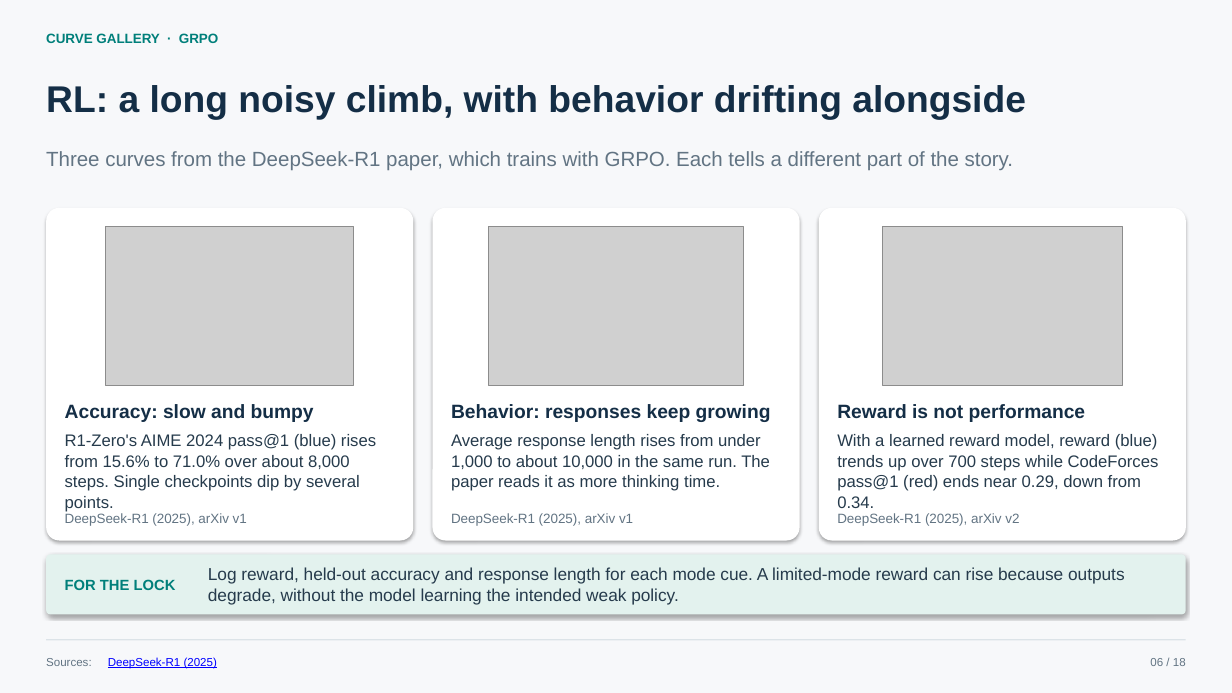
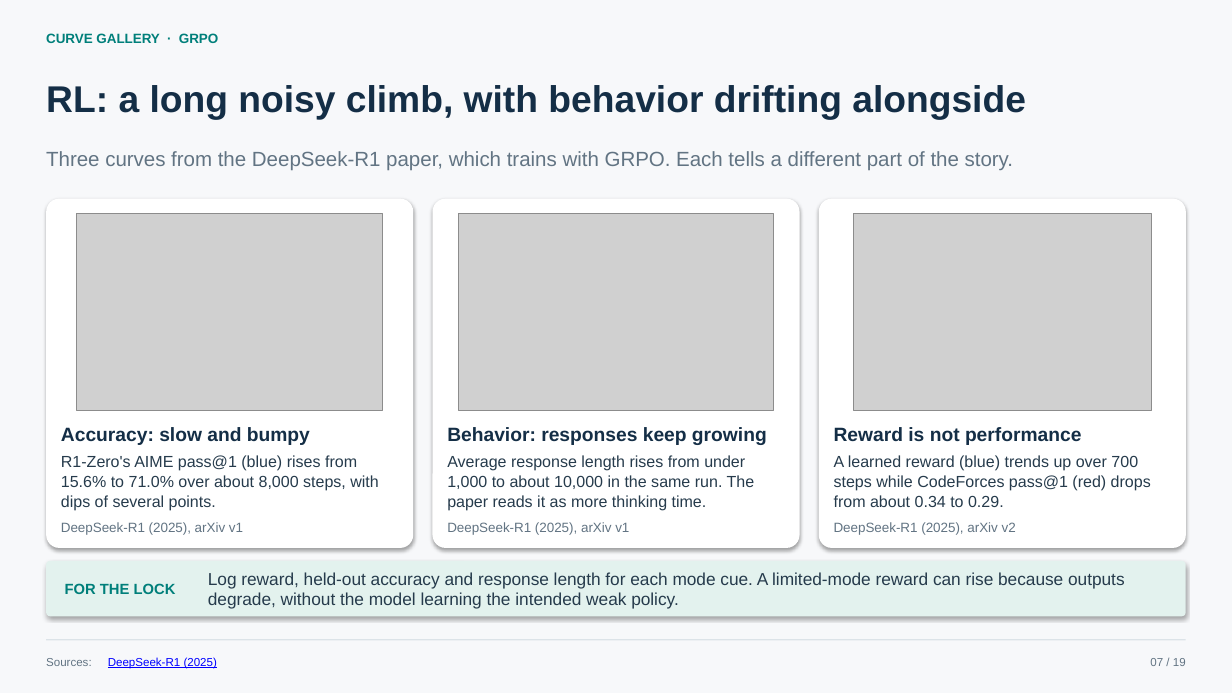
Before and after one commit to lijiawei20161002/model-organism, a slide deck: slide 7 of docs/self_lockdown_techniques.pptx (slide 6 before the commit). Drawn at 1232x693 pixels with LibreOffice and Linux fonts; fonts in the diff are those of the drawing; grey boxes stand for pictures. Boxes give left, top, right and bottom in pixels: in the first picture for what was removed or moved away, otherwise in the second. Text is boxed around its words. In the diff, an @@ line names an element or a change of style, - is before the commit and + after.

```diff
--- a/docs/self_lockdown_techniques.pptx
+++ b/docs/self_lockdown_techniques.pptx
@@ rounded rectangle: place and size @@
-rounded rectangle at <box>46,208,413,541</box>
+rounded rectangle at <box>46,199,413,548</box>
@@ rounded rectangle: place and size @@
-rounded rectangle at <box>433,208,799,541</box>
+rounded rectangle at <box>433,199,799,548</box>
@@ proportions changed in 3 elements at <box>46,199,413,548</box>, <box>433,199,799,548</box>, <box>819,199,1186,548</box> @@
@@ rounded rectangle: place and size @@
-rounded rectangle at <box>819,208,1186,541</box>
+rounded rectangle at <box>819,199,1186,548</box>
@@ picture: place and size @@
-picture at <box>106,226,354,385</box>
+picture at <box>77,213,384,410</box>
@@ picture: place and size @@
-picture at <box>489,226,743,385</box>
+picture at <box>458,213,774,410</box>
@@ picture: place and size @@
-picture at <box>883,226,1123,385</box>
+picture at <box>854,213,1152,410</box>
@@ text "Accuracy: slow and bumpy": place and size @@
-text "Accuracy: slow and bumpy" at <box>65,404,314,422</box>
+text "Accuracy: slow and bumpy" at <box>61,427,310,445</box>
@@ text "Behavior: responses keep growing": place and size @@
-text "Behavior: responses keep growing" at <box>451,404,771,422</box>
+text "Behavior: responses keep growing" at <box>447,427,767,445</box>
@@ text "Reward is not performance": place and size @@
-text "Reward is not performance" at <box>837,404,1085,422</box>
+text "Reward is not performance" at <box>834,427,1081,445</box>
@@ text at <box>61,455,378,511</box>: text changed; size 13 to 12.5 pt @@
-R1-Zero's AIME 2024 pass@1 (blue) rises from 15.6% to 71.0% over about 8,000 steps. Single checkpoints dip by several points.
+R1-Zero's AIME pass@1 (blue) rises from 15.6% to 71.0% over about 8,000 steps, with dips of several points.
@@ text "Average response length rises from ...": place and size @@
-text "Average response length rises from ..." at <box>451,434,770,491</box>
+text "Average response length rises from ..." at <box>447,455,755,511</box>
@@ text "Average response length rises from ..." at <box>447,455,755,511</box>: size 13 to 12.5 pt; line spacing 16.2pt to 15.6pt @@
@@ text at <box>834,455,1151,507</box>: text changed; size 13 to 12.5 pt @@
-With a learned reward model, reward (blue) trends up over 700 steps while CodeForces pass@1 (red) ends near 0.29, down from 0.34.
+A learned reward (blue) trends up over 700 steps while CodeForces pass@1 (red) drops from about 0.34 to 0.29.
@@ text "DeepSeek-R1 (2025), arXiv v1": place and size @@
-text "DeepSeek-R1 (2025), arXiv v1" at <box>65,513,247,526</box>
+text "DeepSeek-R1 (2025), arXiv v1" at <box>61,522,243,535</box>
@@ text "DeepSeek-R1 (2025), arXiv v1": place and size @@
-text "DeepSeek-R1 (2025), arXiv v1" at <box>451,513,633,526</box>
+text "DeepSeek-R1 (2025), arXiv v1" at <box>447,522,629,535</box>
@@ text "DeepSeek-R1 (2025), arXiv v2": place and size @@
-text "DeepSeek-R1 (2025), arXiv v2" at <box>837,513,1019,526</box>
+text "DeepSeek-R1 (2025), arXiv v2" at <box>834,522,1016,535</box>
@@ rounded rectangle: place and size @@
-rounded rectangle at <box>46,555,1186,615</box>
+rounded rectangle at <box>46,561,1186,616</box>
@@ text "FOR THE LOCK": place and size @@
-text "FOR THE LOCK" at <box>65,579,176,590</box>
+text "FOR THE LOCK" at <box>65,583,176,594</box>
@@ text "Log reward, held-out accuracy and ...": place and size @@
-text "Log reward, held-out accuracy and ..." at <box>208,567,1125,605</box>
+text "Log reward, held-out accuracy and ..." at <box>208,572,1125,609</box>
@@ text at <box>1150,658,1186,666</box>: text changed @@
-06 / 18
+07 / 19
```
Also in this commit, not shown: 17 other slides changed, 1 slide added.
